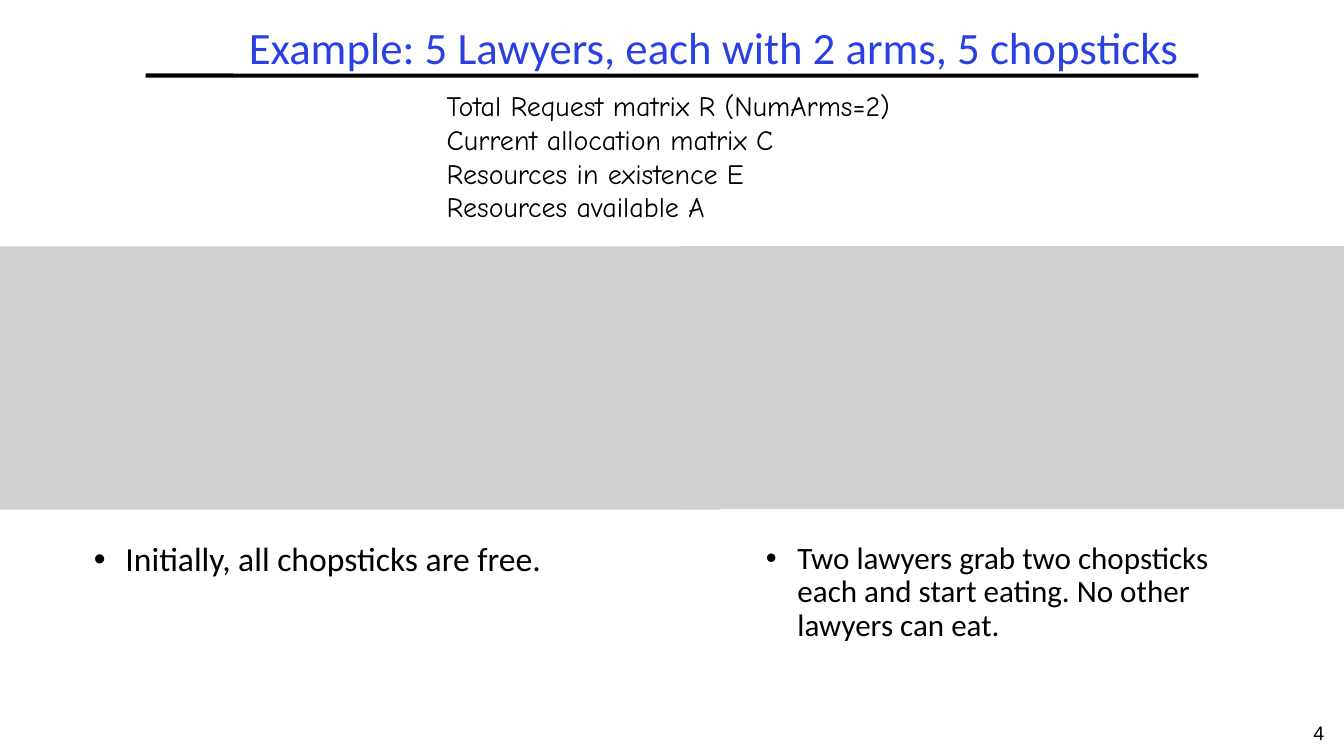
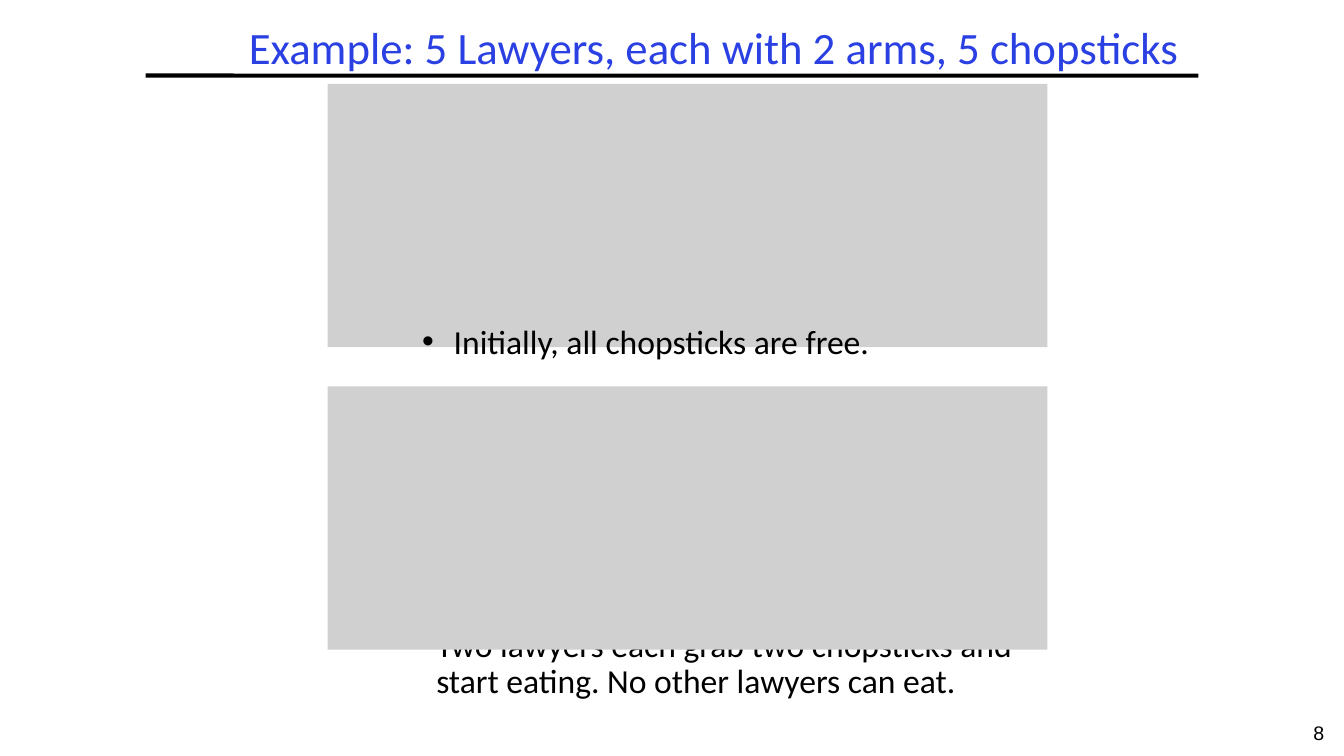
Before and after one commit to guhofstra/CSC256Fa25, a slide deck: slide 8 of PPTs/L4-Exercises.pptx (slide 4 before the commit). Drawn at 1344x756 pixels with LibreOffice and Linux fonts; fonts in the diff are those of the drawing; grey boxes stand for pictures. Boxes give left, top, right and bottom in pixels: in the first picture for what was removed or moved away, otherwise in the second. Text is boxed around its words. In the diff, an @@ line names an element or a change of style, - is before the commit and + after.

```diff
--- a/PPTs/L4-Exercises.pptx
+++ b/PPTs/L4-Exercises.pptx
@@ picture added at (x1=328, y1=84, x2=1048, y2=347) @@
@@ text removed at (x1=447, y1=94, x2=890, y2=218) @@
-Total Request matrix R (NumArms=2)
-Current allocation matrix C
-Resources in existence E
-Resources available A
@@ picture removed at (x1=0, y1=246, x2=720, y2=509) @@
@@ picture removed at (x1=681, y1=246, x2=1344, y2=509) @@
@@ text "Initially, all chopsticks are free." moved from (x1=125, y1=547, x2=540, y2=577) to (x1=454, y1=330, x2=869, y2=362) @@
@@ picture added at (x1=328, y1=386, x2=1048, y2=649) @@
@@ text at (x1=436, y1=649, x2=1011, y2=699): text changed; size 22.2 to 24 pt @@
-• Two lawyers grab two chopsticks each and start eating. No other lawyers can eat.
+• Two lawyers each grab two chopsticks and start eating. No other lawyers can eat.
@@ page number at (x1=1313, y1=726, x2=1324, y2=741): text changed @@
-4
+8
```
Also in this commit, not shown: 6 other slides changed, 3 slides added, 1 slide removed, 4 other files.
